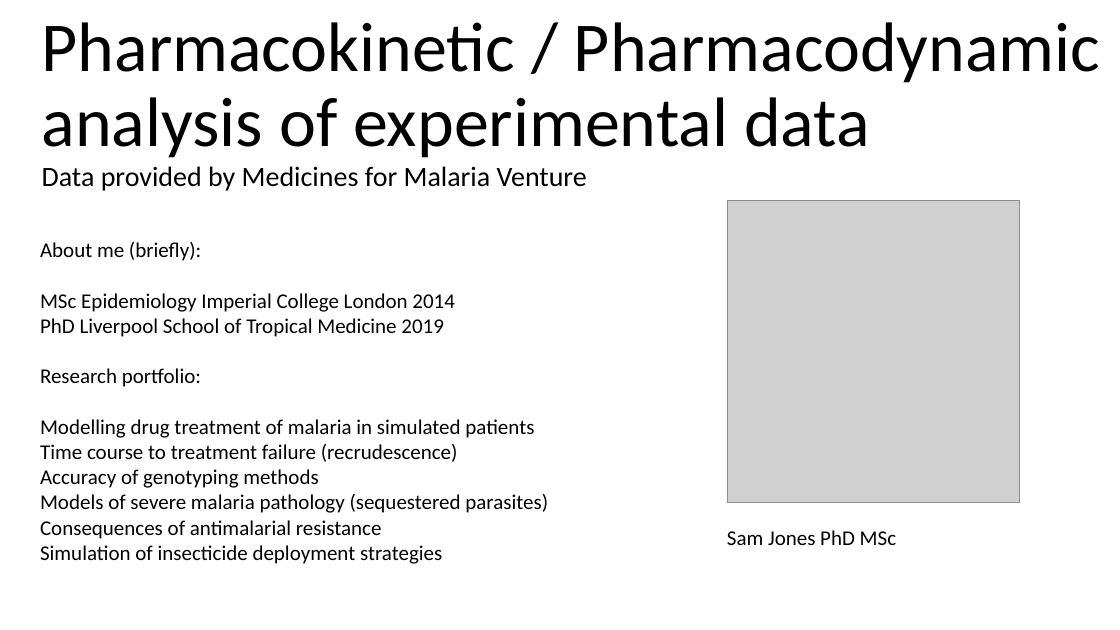
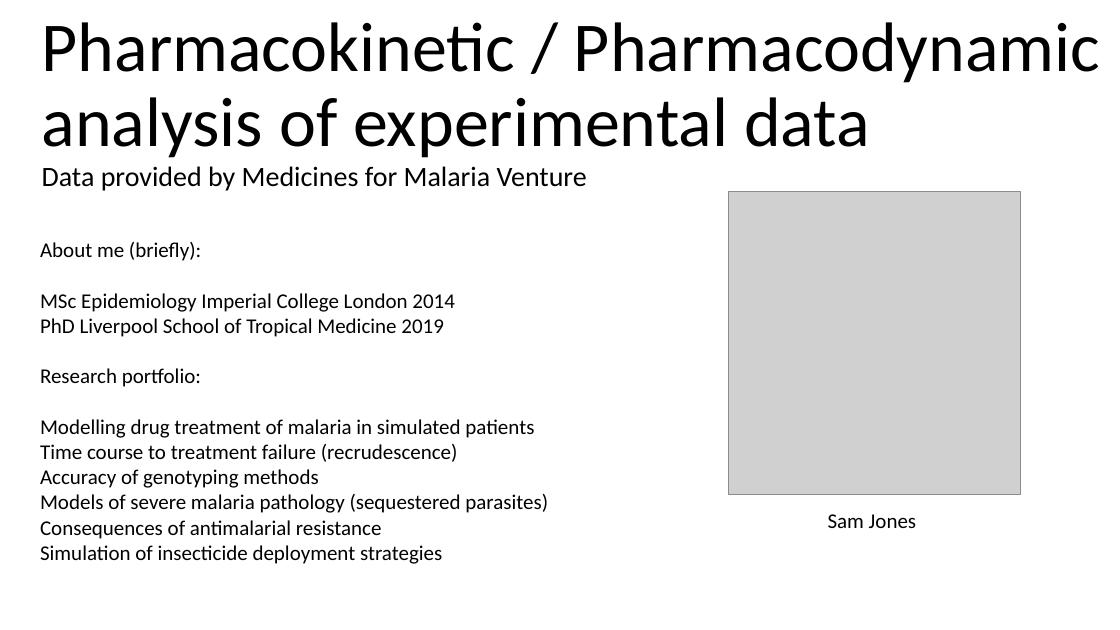
Before and after one commit to SamJ-28/PKPD, a slide deck: slide 1 of Presentation.pptx. Drawn at 1120x630 pixels with LibreOffice and Linux fonts; fonts in the diff are those of the drawing; grey boxes stand for pictures. Boxes give left, top, right and bottom in pixels: in the first picture for what was removed or moved away, otherwise in the second. Text is boxed around its words. In the diff, an @@ line names an element or a change of style, - is before the commit and + after.

```diff
--- a/Presentation.pptx
+++ b/Presentation.pptx
@@ picture: place and size @@
-picture at (728, 200, 1020, 502)
+picture at (728, 192, 1021, 494)
@@ text at (828, 514, 916, 528): text changed @@
-Sam Jones PhD MSc
+Sam Jones
```
Also in this commit, not shown: 1 other slide changed, 1 slide added, 1 slide removed, 3 other files.
